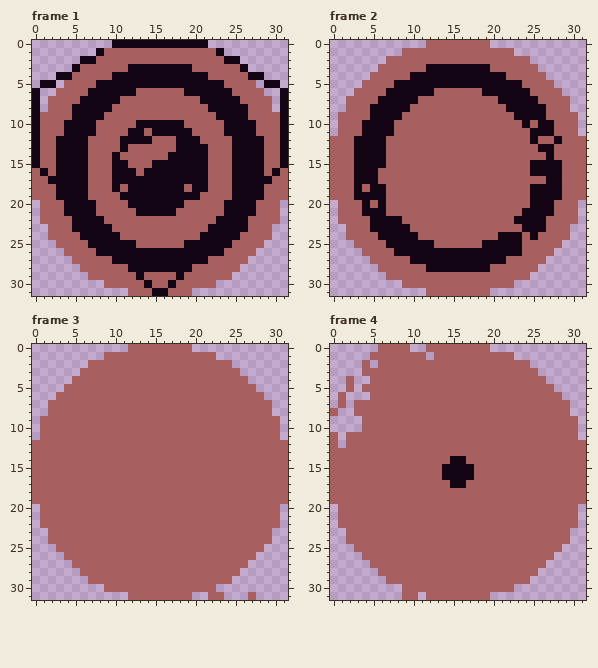
Edited in one commit: pixel-art file (game_sprites/pickable/healing_pack/healing_pack.ase). Above: the version before the commit.
32x32 pixels, 6 frames. Shown: frame 1, frame 2, frame 3, frame 4. The commit also changed other frames, which this record leaves out.
The result:
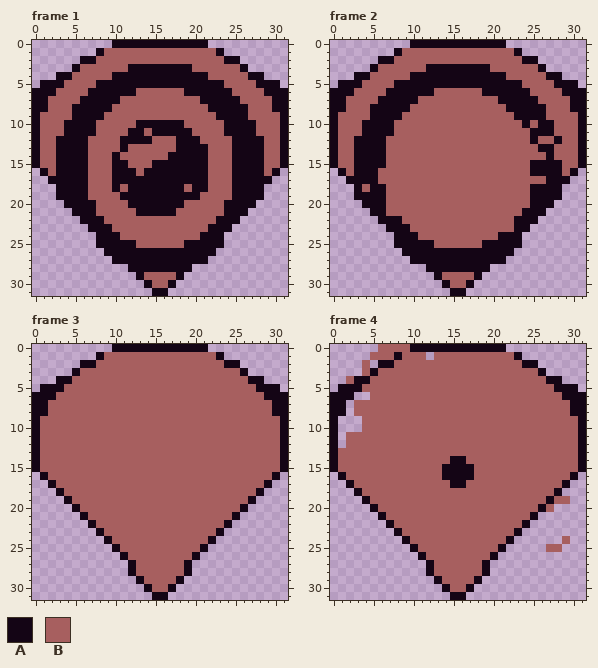
Palette (. is transparent): A #140515  B #a75f5f
Edits made:
Changed rows in their new state; - is an unchanged pixel.
Frame 1, layers "Layer 6", "Layer 4", "Layer 5":
first column x 1:
 5 --A------------------------A--
 6 AA--------------------------AA
 7 A----------------------------A
 8 A----------------------------A
first column x 0:
16 .------------------------------.
17 ..----------------------------..
18 ...--------------------------...
19 ...--------------------------...
20 -...------------------------...-
21 -....----------------------....-
22 -.....--------------------.....-
23 --.....------------------.....--
24 --......----------------......--
25 ---.....----------------.....---
26 ----.....--------------.....----
27 -----.....------------.....-----
28 ------......--------......------
29 -------......------......-------
30 ---------.....----.....---------
31 ------------...--...------------
Frame 2:
first column x 0:
 0 ----------AAAAAAAAAAAA----------
 1 --------A--------------A--------
 2 ------AA----------------AA------
 3 -----A--------------------A-----
 4 ---AA----------------------AA---
 5 -AAA------------------------AAA-
 6 AAA--------------------------AAA
 7 AA----------------------------AA
 8 AA----------------------------AA
 9 A------------------------------A
10 A------------------------------A
11 A------------------------------A
12 A------------------------------A
13 A------------------------------A
14 A------------------------------A
15 A------------------------------A
16 .A----------------------------A.
17 ..A--------------------------A..
18 ...--------------------------...
19 ...--------------------------...
20 -...-A----------------------...-
21 -....----------------------....-
22 -.....--------------------.....-
23 --.....----------------A-.....--
24 --......----------------......--
25 ---.....----------------.....---
26 ----.....--------------.....----
27 -----.....------------.....-----
28 ------......--------......------
29 -------......A----A......-------
30 ---------.....A--A.....---------
31 ------------...AA...------------
Frame 3:
first column x 0:
 0 ----------AAAAAAAAAAAA----------
 1 --------A--------------A--------
 2 ------AA----------------AA------
 3 -----A--------------------A-----
 4 ---AA----------------------AA---
 5 -AAA------------------------AAA-
 6 AAA--------------------------AAA
 7 AA----------------------------AA
 8 AA----------------------------AA
 9 A------------------------------A
10 A------------------------------A
11 A------------------------------A
12 A------------------------------A
13 A------------------------------A
14 A------------------------------A
15 A------------------------------A
16 .A----------------------------A.
17 ..A--------------------------A..
18 ...A------------------------A...
19 ....A----------------------A....
20 -....A--------------------A....-
21 -.....A------------------A.....-
22 -......A----------------A......-
23 --......A--------------A......--
24 --.......A------------A.......--
25 ---.......A----------A.......---
26 ----.......A--------A.......----
27 -----.......A------A.......-----
28 ------......A------A......------
29 -------......A----A......-------
30 ---------.....A--A.....---------
31 ------------...AA...--..---.----
Frame 4, layers "Layer 6", "Layer 4", "Layer 5":
first column x 0:
 0 ----------AAAAAAAAAAAA----------
 1 --------A--------------A--------
 2 ------AA----------------AA------
 3 -----A--------------------A-----
 4 ---AA----------------------AA---
 5 -AAA------------------------AAA-
 6 AAA--------------------------AAA
 7 AA----------------------------AA
 8 AA----------------------------AA
 9 A------------------------------A
10 A------------------------------A
11 A------------------------------A
12 A------------------------------A
13 A------------------------------A
14 A------------------------------A
15 A------------------------------A
16 .A----------------------------A.
17 ..A--------------------------A..
18 ...A------------------------A...
19 ....A----------------------A--..
20 -....A--------------------A-...-
21 -.....A------------------A.....-
22 -......A----------------A......-
23 --......A--------------A......--
24 --.......A------------A......---
25 ---.......A----------A.....-----
26 ----.......A--------A.......----
27 -----.......A------A.......-----
28 ------......A------A......------
29 -------......A----A......-------
30 ---------.....A--A.....---------
31 ---------..-...AA...------------
Boxes around the changes in both pictures, in picture pixels (x1, y1, x2, y2):
added: (40, 80, 64, 112)
added: (256, 80, 280, 112)
erased: (32, 168, 288, 296)
changed: (330, 40, 586, 296)
changed: (32, 344, 288, 600)
changed: (330, 344, 586, 600)
